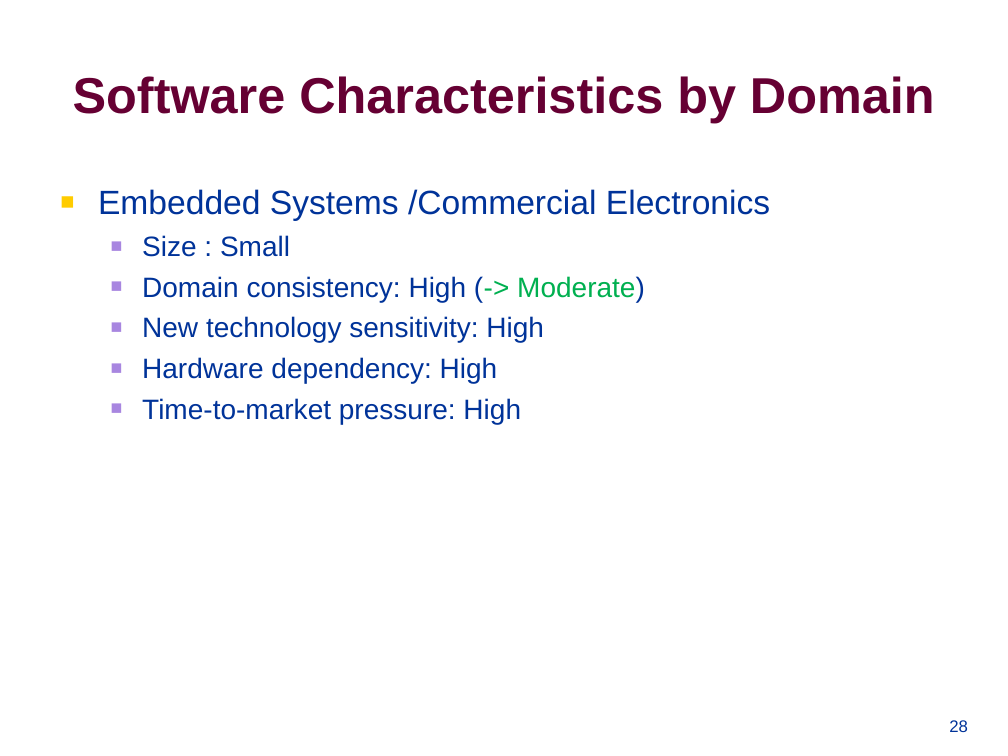
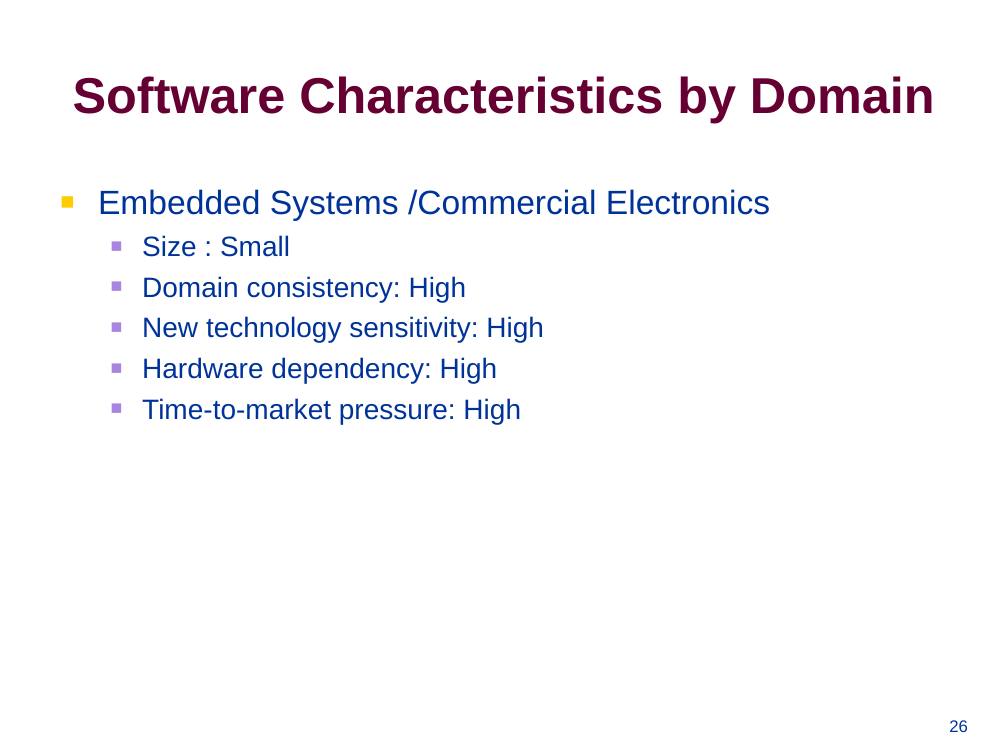
Before and after one commit to swtv-kaist/cs350-fall25, a slide deck: slide 26 of slides/lec3-se_overview.ppt (slide 28 before the commit). Drawn at 1008x756 pixels with LibreOffice and Linux fonts; fonts in the diff are those of the drawing; background and template pictures are left out. Boxes give left, top, right and bottom in pixels: in the first picture for what was removed or moved away, otherwise in the second. Text is boxed around its words. In the diff, an @@ line names an element or a change of style, - is before the commit and + after.

```diff
--- a/slides/lec3-se_overview.ppt
+++ b/slides/lec3-se_overview.ppt
@@ text at (x1=142, y1=276, x2=467, y2=302): text changed @@
-  ■ Domain consistency: High (-> Moderate)
+  ■ Domain consistency: High
```
Also in this commit, not shown: 2 other slides changed, 3 slides removed, 1 other file.
